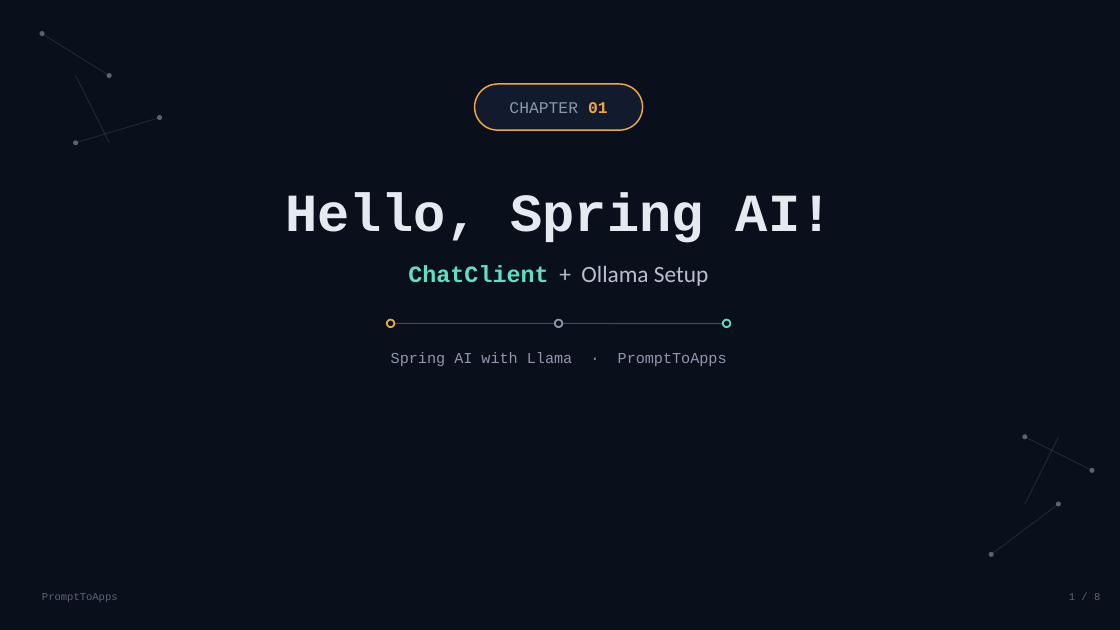
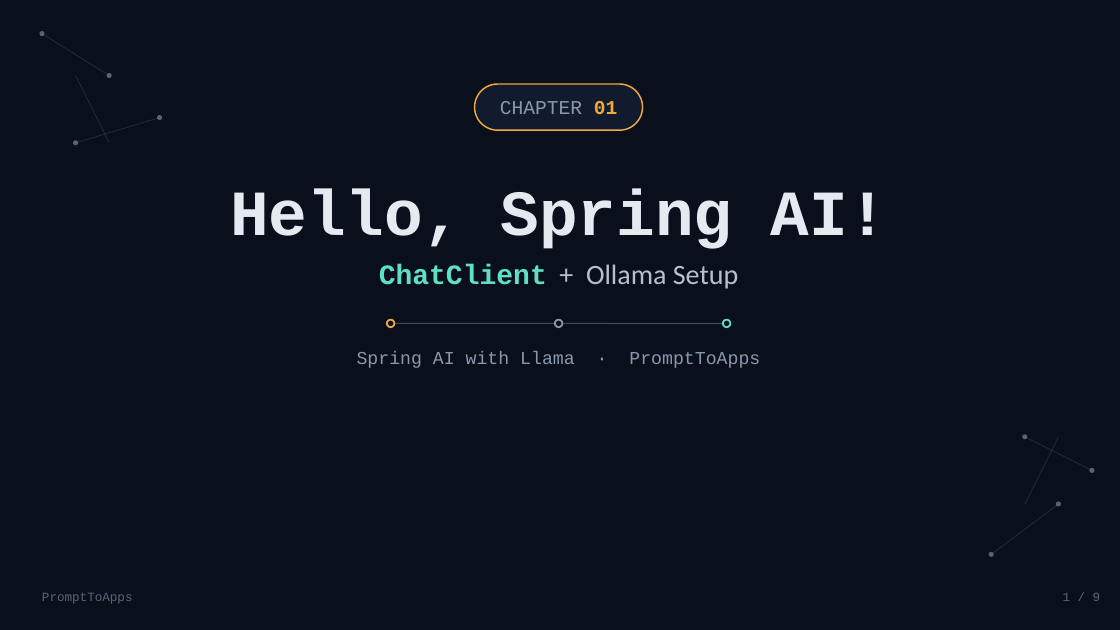
Before and after one commit to balajich/spring-ai-with-llama, a slide deck: slide 1 of slides/01-hello-spring-ai.pptx. Drawn at 1120x630 pixels with LibreOffice and Linux fonts; fonts in the diff are those of the drawing. Boxes give left, top, right and bottom in pixels: in the first picture for what was removed or moved away, otherwise in the second. Text is boxed around its words. In the diff, an @@ line names an element or a change of style, - is before the commit and + after.

```diff
--- a/slides/01-hello-spring-ai.pptx
+++ b/slides/01-hello-spring-ai.pptx
@@ text "CHAPTER 01" at (500,101,618,114): size 14 to 16.8 pt @@
@@ text "Hello, Spring AI!" at (230,189,887,249): size 46 to 55.2 pt @@
@@ text "ChatClient + Ollama Setup" at (379,264,738,289): size 20 to 24 pt @@
@@ text "Spring AI with Llama · ..." at (357,351,760,368): size 13 to 15.6 pt @@
@@ text "PromptToApps" at (42,593,133,604): size 9 to 10.8 pt @@
@@ text at (1063,593,1101,601): text changed; size 9 to 10.8 pt @@
-1 / 8
+1 / 9
```
Also in this commit, not shown: 7 other slides changed, 1 slide added, 4 other files.
